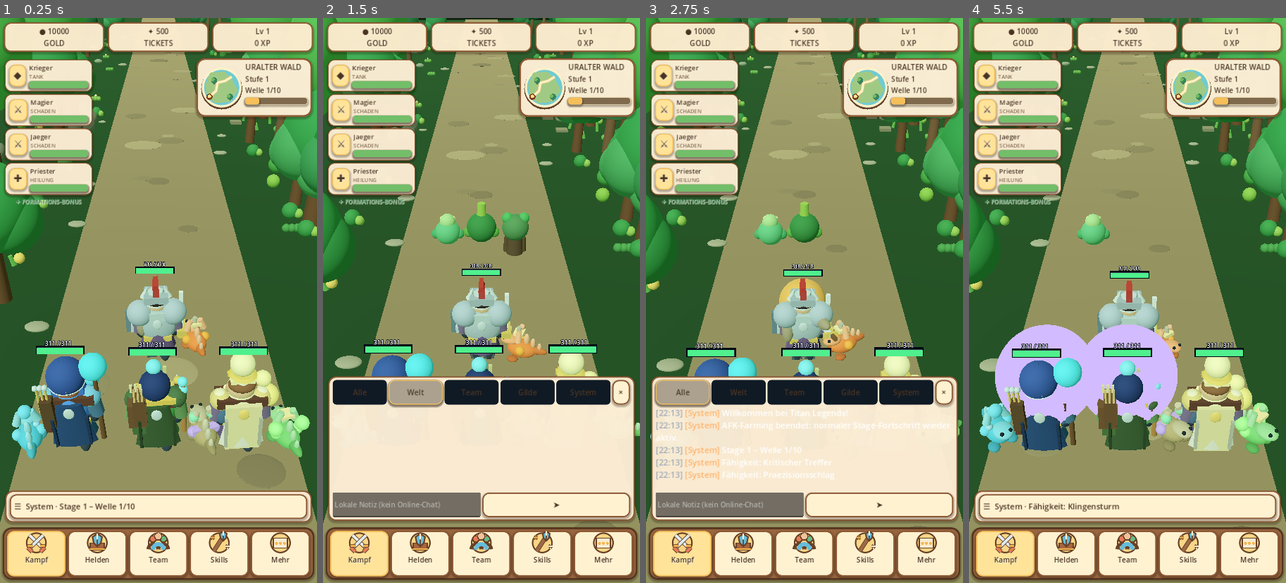
Above: before the commit, frames 1-4 (left to right).
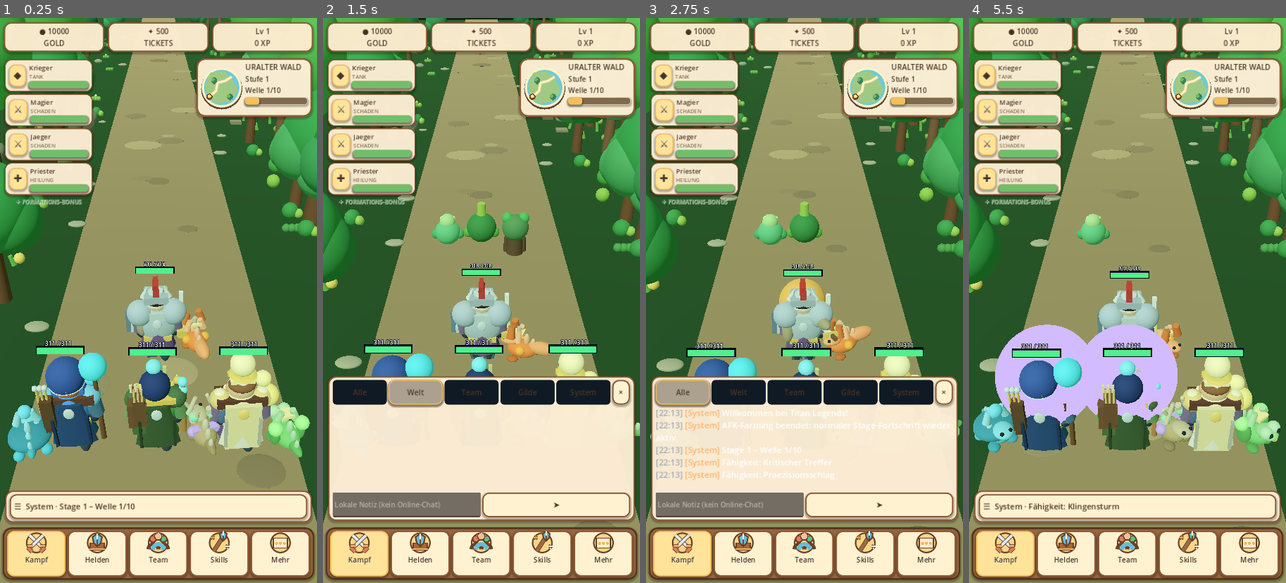
Above: after the commit, the same moments.

Repository: xynewageyx/TitanLegend
Game: Godot game, scene res://scenes/main.tscn
The game is run twice, just before and just after one commit, with the same random seed, the same clock (stepped at 60 frames per second) and the same inputs.
Inputs:
- Up to frame 1 (0.25 s): no input
- Up to frame 2 (1.5 s): click "☰ System · Stage 1 – Welle 1/…" at 0.5 s; click "Welt" at 1.25 s
- Up to frame 3 (2.75 s): click "Alle" at 2 s
- Up to frame 4 (5.5 s): click "Team" at 2.75 s; click "Gilde" at 3.5 s; click "System" at 4.25 s; click "×" at 5 s

The runs differ from the first frame. In frame 1, 0.9% of the frame differs, in the area x 2-97%, y 51-79%; in frame 2, 0.2%; in frame 3, 0.2%; in frame 4, 0.7%.

Commit message:
Give elemental passive companions five recognizable animal silhouettes

Diff:
--- a/scripts/pet_creature_visuals.gd
+++ b/scripts/pet_creature_visuals.gd
@@ -24,5 +24,41 @@
  for i in range(3):
   var crest: MeshInstance3D = VisualFactory.sphere(pet, 0.14 - float(i) * 0.02, Vector3(0, 0.80 - float(i) * 0.10, 0.24 + float(i) * 0.20), tint.lightened(0.4))
   crest.scale = Vector3(0.62, 1.5, 0.60)
+ # Distinct animal profiles: fox, turtle, stag, owl and drake families.
+ # All anatomy is static geometry; elemental affinity remains passive.
+ match posmod(element, 5):
+  0: # Fox: pointed ears, long snout and a full tail.
+   for side in [-1.0, 1.0]:
+    var ear := VisualFactory.cylinder(pet, 0.38, 0.13, Vector3(side * 0.22, 1.12, -0.19), tint.darkened(0.12))
+    ear.rotation.z = side * 0.25
+   var fox_tail := VisualFactory.sphere(pet, 0.25, Vector3(0.0, 0.58, 0.70), tint.lightened(0.20))
+   fox_tail.scale = Vector3(0.78, 0.84, 1.7)
+  1: # Turtle: low oval shell and four visible feet.
+   var shell := VisualFactory.sphere(pet, 0.43, Vector3(0, 0.52, 0.18), tint.darkened(0.28))
+   shell.scale = Vector3(1.25, 0.55, 1.22)
+   for side in [-1.0, 1.0]:
+    VisualFactory.sphere(pet, 0.14, Vector3(side * 0.34, 0.15, 0.43), tint)
+  2: # Stag: forked antlers and narrow muzzle.
+   for side in [-1.0, 1.0]:
+    var antler := VisualFactory.cylinder(pet, 0.53, 0.065, Vector3(side * 0.24, 1.23, -0.08), tint.lightened(0.38))
+    antler.rotation.z = side * 0.38
+    var branch := VisualFactory.cylinder(pet, 0.24, 0.048, Vector3(side * 0.40, 1.36, -0.08), tint.lightened(0.38))
+    branch.rotation.z = -side * 0.48
+  3: # Owl: round facial disk, wings and feather tufts.
+   for side in [-1.0, 1.0]:
+    var wing := VisualFactory.sphere(pet, 0.25, Vector3(side * 0.33, 0.55, 0.13), tint.darkened(0.18))
+    wing.scale = Vector3(0.52, 1.3, 0.82)
+    VisualFactory.sphere(pet, 0.16, Vector3(side * 0.14, 0.80, -0.35), tint.lightened(0.44))
+    VisualFactory.sphere(pet, 0.07, Vector3(side * 0.14, 0.81, -0.47), Color("#1c2731"))
+   var beak := VisualFactory.sphere(pet, 0.10, Vector3(0, 0.66, -0.48), Color("#e5ba67"))
+   beak.scale = Vector3(0.64, 1.18, 1.1)
+  4: # Drake: broad side wings and a ridged tail.
+   for side in [-1.0, 1.0]:
+    var wing := VisualFactory.sphere(pet, 0.32, Vector3(side * 0.43, 0.65, 0.19), tint.darkened(0.24))
+    wing.scale = Vector3(1.45, 0.24, 0.95)
+    wing.rotation.z = side * 0.23
+   for ridge in range(3):
+    var spine := VisualFactory.cylinder(pet, 0.20, 0.09, Vector3(0, 0.89, 0.34 + float(ridge) * 0.19), tint.lightened(0.36))
+    spine.rotation.x = -0.30
  if slot % 2 == 1:
   muzzle.scale.x *= 1.12
